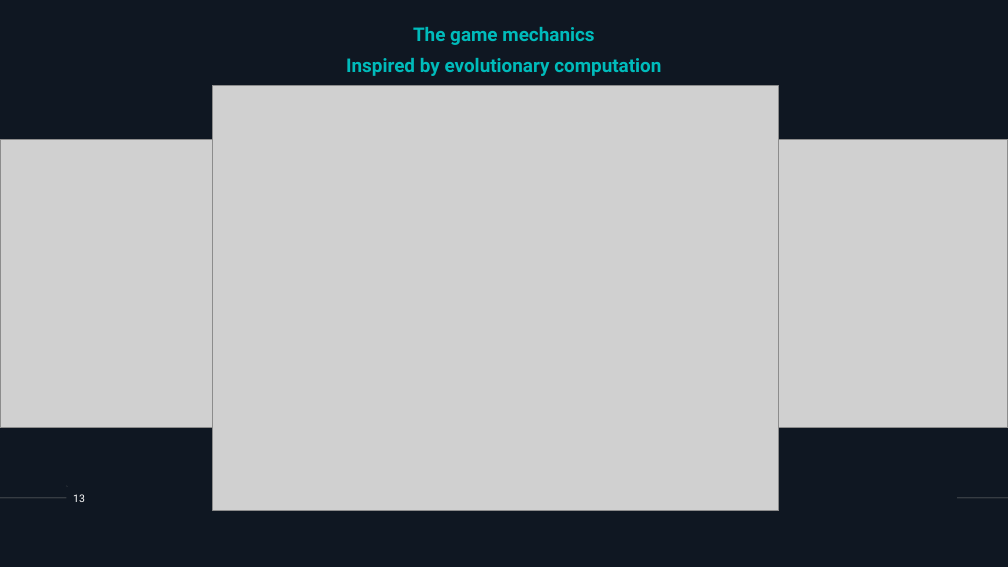
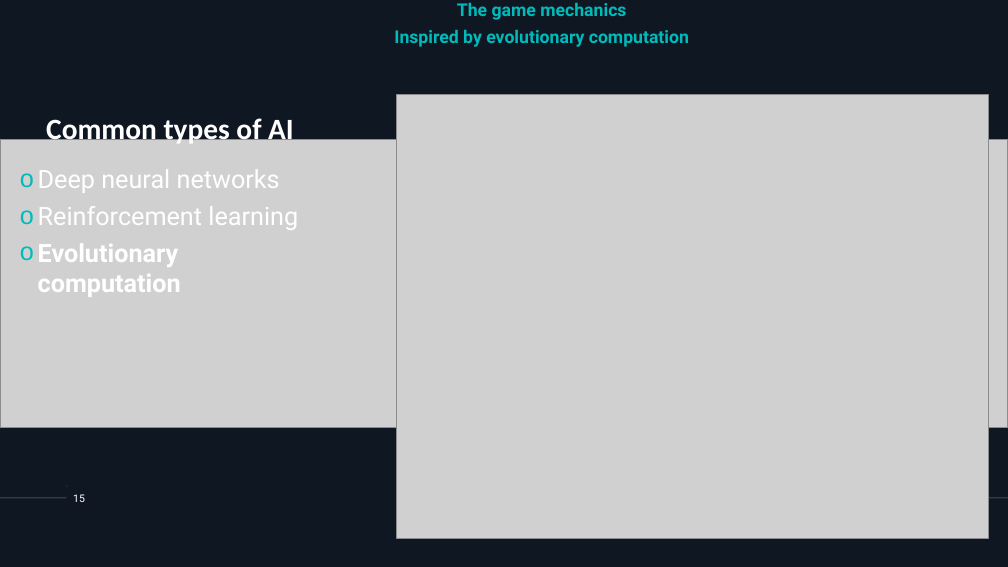
Before and after one commit to asotirov/dorahacks-berlin-hackaton-xnft, a slide deck: slide 15 of presentation.ppt (slide 13 before the commit). Drawn at 1008x567 pixels with LibreOffice and Linux fonts; fonts in the diff are those of the drawing; grey boxes stand for pictures. Boxes give left, top, right and bottom in pixels: in the first picture for what was removed or moved away, otherwise in the second. Text is boxed around its words. In the diff, an @@ line names an element or a change of style, - is before the commit and + after.

```diff
--- a/presentation.ppt
+++ b/presentation.ppt
@@ text "The game mechanics": place and size @@
-text "The game mechanics" at (346,27,661,76)
+text "The game mechanics" at (394,3,689,47)
@@ text "The game mechanics" at (394,3,689,47): size 18 to 16.8 pt; line spacing 0.9 to 0.8 @@
@@ text added at (46,114,294,146), 28 pt, text #FFFFFF, bold @@
+Common types of AI
@@ picture: place and size @@
-picture at (212,86,778,511)
+picture at (397,94,988,538)
@@ text added at (38,169,298,297), 24 pt, text #FFFFFF @@
+o Deep neural networks
+o Reinforcement learning
+o Evolutionary computation
@@ page number at (73,494,85,502): text changed @@
-13
+15
@@ freeform shape removed at (948,493,957,502) @@
```
Also in this commit, not shown: 10 other slides changed, 8 slides added, 7 slides removed.
